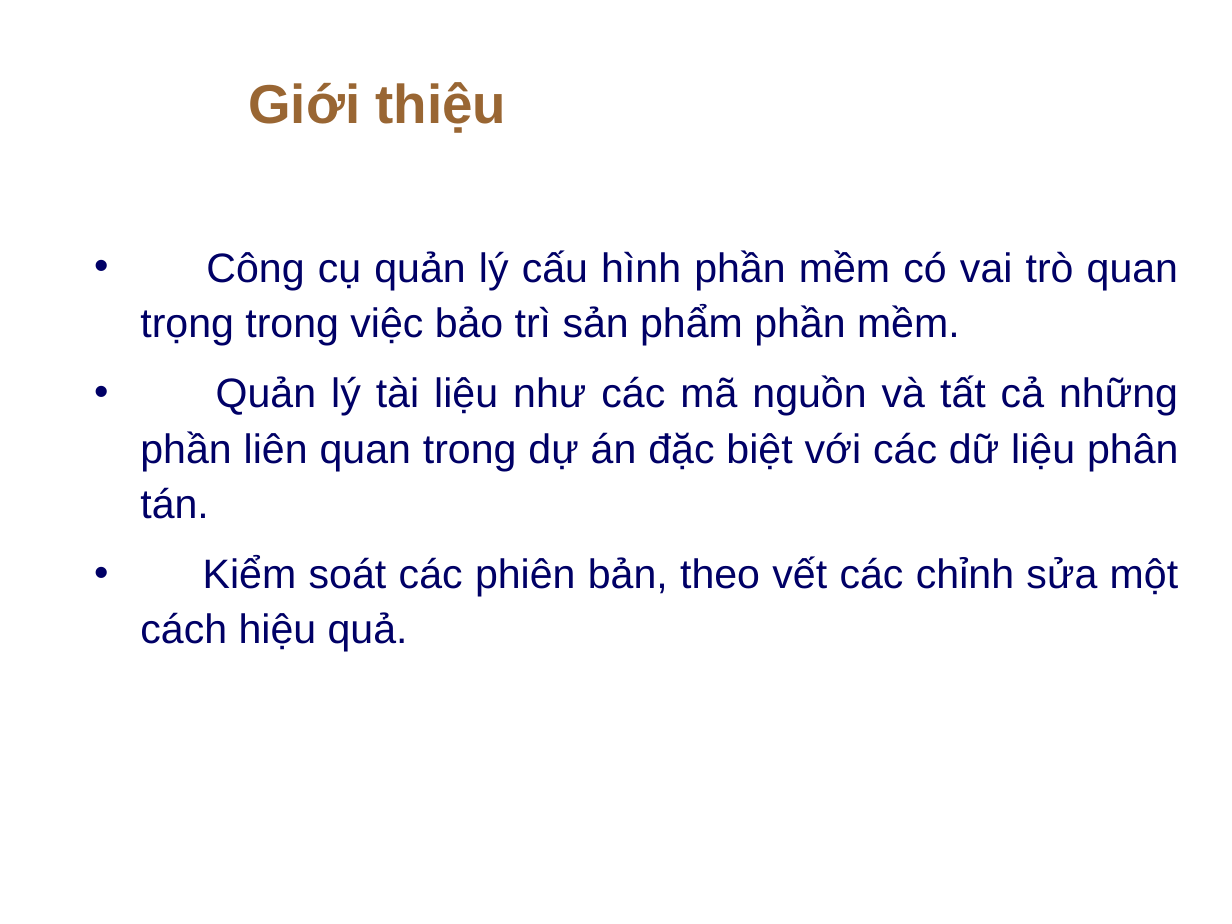
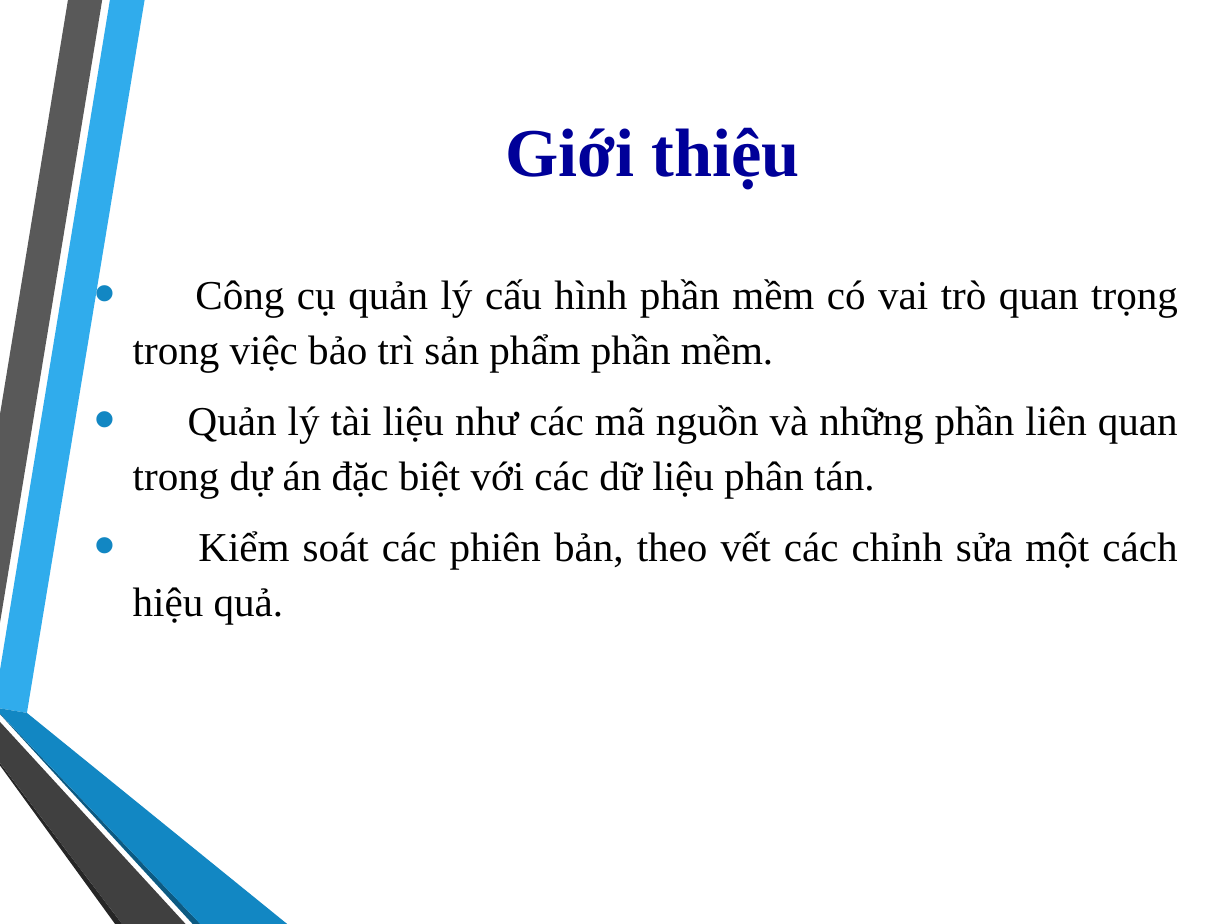
Before and after one commit to thanhphi0127/manager-configuration, a slide deck: slide 3 of doc/baitapso1/NHOM5_BAOCAO_BT1.ppt. Drawn at 1232x924 pixels with LibreOffice and Linux fonts; fonts in the diff are those of the drawing; background and template pictures are left out. Boxes give left, top, right and bottom in pixels: in the first picture for what was removed or moved away, otherwise in the second. Text is boxed around its words. In the diff, an @@ line names an element or a change of style, - is before the commit and + after.

Commit message:
Last

```diff
--- a/doc/baitapso1/NHOM5_BAOCAO_BT1.ppt
+++ b/doc/baitapso1/NHOM5_BAOCAO_BT1.ppt
@@ title "Giới thiệu": place and size @@
-title "Giới thiệu" at box(248, 82, 506, 133)
+title "Giới thiệu" at box(505, 127, 799, 189)
@@ title "Giới thiệu" at box(505, 127, 799, 189): size 32 to 40 pt, font Arial to Times New Roman, text colour #996633 to #000099; alignment left to centre @@
@@ text at box(133, 279, 1178, 624): font Arial to Times New Roman, text colour #000066 to #000000 in "Công cụ quản lý cấu hình phần ...", "Kiểm soát các phiên bản, theo vết ..."; indent changed; bullet colour #000066 to #1287C3 @@
@@ text at box(133, 405, 1178, 498): text changed; font Arial to Times New Roman; text colour #000066 to #000000 @@
-• Quản lý tài liệu như các mã nguồn và tất cả những phần liên quan trong dự án đặc biệt với các dữ liệu phân tán.
+• Quản lý tài liệu như các mã nguồn và những phần liên quan trong dự án đặc biệt với các dữ liệu phân tán.
@@ group added at box(0, 0, 287, 924): 6 freeform shapes @@
```
Also in this commit, not shown: 13 other slides changed, 2 slides added, 2 slides removed.
